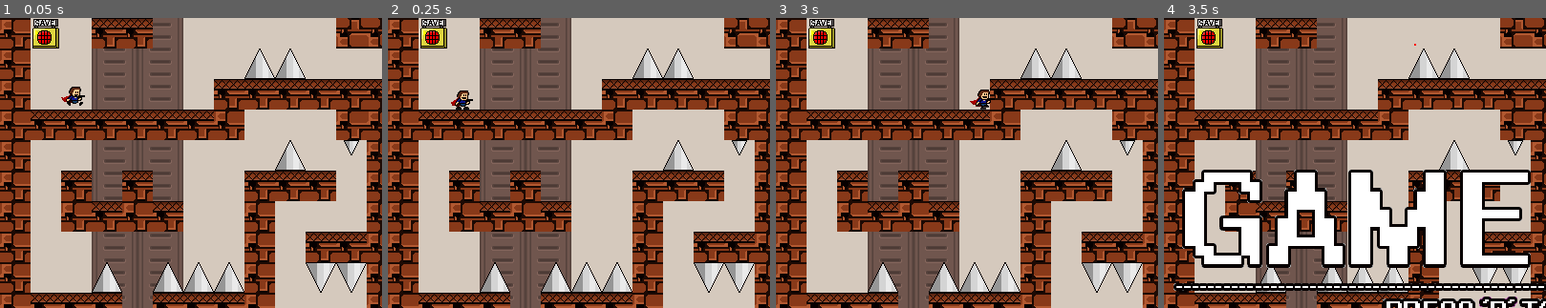
Above: before the commit, frames 1-4 (left to right).
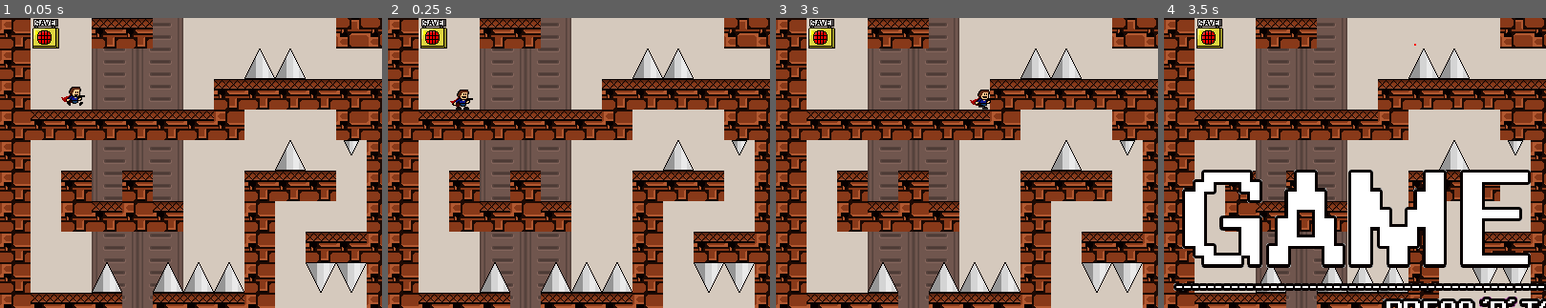
Above: after the commit, the same moments.

Repository: RolandMarchand/i-wanna-be-moowools-godot
Game: Godot game, scene res://scenes/Scene.tscn
Two runs of this game, one before a commit and one after it. Both use one fixed random seed, a clock stepped at 60 frames per second and the inputs below. Sound files missing from this copy of the repository are replaced by a short silence.
Inputs (mouse positions are % of the whole screen's width and height, from its top left):
- Up to frame 1 (0.05 s): no input
- Up to frame 2 (0.25 s): no input
- Up to frame 3 (3 s): tap Enter at 0.5 s; move the mouse to (72, 45) at 0.52 s; hold Right (ui_right) 0.53-1.28 s; hold Shift (jump) 0.53-1.28 s; click (72, 45) at 0.67 s; move the mouse to (30, 55) at 1.27 s; hold Left (ui_left) 1.28-2.03 s; tap Z (shoot) at 1.35, 2.85 s; tap Shift (jump) at 1.52, 1.55, 1.82 s; move the mouse to (60, 28) at 2.02 s; hold Shift (jump) 2.03-2.78 s; hold Right (ui_right) from 2.03 s (still down); move the mouse to (45, 70) at 2.77 s; click (45, 70) at 2.92 s
- Up to frame 4 (3.5 s): keep holding Right (ui_right); tap Shift (jump) at 3.02, 3.05, 3.32 s
The pictures show only the part of the screen within x 0-50%, y 11-61%; the shares and areas given below are measured in that part.

Frame 1 is identical in both runs. In frame 2, less than 0.1% of the frame differs, in the area x 16-23%, y 24-31%; in frame 3, less than 0.1%; in frame 4, nothing differs.

Commit message:
Replaced legacy platforms by Godot platforms.

Diff:
--- a/scenes/Kid.tscn
+++ b/scenes/Kid.tscn
@@ -22,12 +22,8 @@
 [sub_resource type="RectangleShape2D" id=1]
 extents = Vector2( 5.5, 10.5 )
 
-[sub_resource type="SegmentShape2D" id=2]
-a = Vector2( 5.5, 10.9 )
-b = Vector2( -5.5, 10.9 )
-
 [sub_resource type="RectangleShape2D" id=8]
-extents = Vector2( 5.5, 11 )
+extents = Vector2( 5.5, 0.2 )
 
 [sub_resource type="Animation" id=3]
 length = 0.001
@@ -143,14 +139,7 @@
 }
 
 [node name="CollisionShape2D" type="CollisionShape2D" parent="Floor"]
-shape = SubResource( 2 )
-
-[node name="Platform" type="Area2D" parent="."]
-collision_layer = 0
-collision_mask = 16
-
-[node name="CollisionShape2D" type="CollisionShape2D" parent="Platform"]
-position = Vector2( 0, 0.5 )
+position = Vector2( 0, 10.7 )
 shape = SubResource( 8 )
 
 [node name="Camera2D" type="Camera2D" parent="."]
@@ -186,8 +175,5 @@
 bus = "Music"
 
 [connection signal="body_entered" from="Spike" to="." method="_on_Spike_body_entered"]
-[connection signal="body_exited" from="Spike" to="." method="_on_Spike_body_exited"]
 [connection signal="body_entered" from="Floor" to="." method="_on_Floor_body_entered"]
 [connection signal="body_exited" from="Floor" to="." method="_on_Floor_body_exited"]
-[connection signal="body_entered" from="Platform" to="." method="_on_Platform_body_entered"]
-[connection signal="body_exited" from="Platform" to="." method="_on_Platform_body_exited"]
--- a/scenes/Platform.tscn
+++ b/scenes/Platform.tscn
@@ -3,34 +3,28 @@
 [ext_resource path="res://scripts/Platform.gd" type="Script" id=1]
 [ext_resource path="res://sprites/sprMovingPlatform_0.png" type="Texture" id=2]
 
-[sub_resource type="RectangleShape2D" id=13]
-extents = Vector2( 16, 4 )
-
 [sub_resource type="RectangleShape2D" id=10]
 extents = Vector2( 17, 9 )
 
-[sub_resource type="SegmentShape2D" id=14]
-a = Vector2( 16, -8 )
-b = Vector2( -16, -8 )
+[sub_resource type="RectangleShape2D" id=16]
+extents = Vector2( 16, 1 )
+
+[sub_resource type="RectangleShape2D" id=17]
+extents = Vector2( 16, 5 )
 
 [node name="Platform" type="KinematicBody2D" groups=["platforms"]]
-collision_layer = 16
-collision_mask = 2
+collision_layer = 0
+collision_mask = 0
 script = ExtResource( 1 )
 
 [node name="Sprite" type="Sprite" parent="."]
 texture = ExtResource( 2 )
 
-[node name="CollisionShape2D" type="CollisionShape2D" parent="."]
-position = Vector2( 0, -4 )
-shape = SubResource( 13 )
-
-[node name="WallsHitbox" type="Area2D" parent="."]
+[node name="Walls" type="Area2D" parent="."]
 collision_layer = 0
 collision_mask = 2
 
-[node name="CollisionShape2D" type="CollisionShape2D" parent="WallsHitbox"]
-visible = false
+[node name="CollisionShape2D" type="CollisionShape2D" parent="Walls"]
 shape = SubResource( 10 )
 
 [node name="StaticBody2D" type="StaticBody2D" parent="."]
@@ -38,8 +32,19 @@
 collision_mask = 0
 
 [node name="CollisionShape2D" type="CollisionShape2D" parent="StaticBody2D"]
-visible = false
-shape = SubResource( 14 )
+position = Vector2( 0, -7 )
+shape = SubResource( 16 )
 one_way_collision = true
 
-[connection signal="body_entered" from="WallsHitbox" to="." method="_on_Hitbox_body_entered"]
+[node name="Player" type="Area2D" parent="."]
+collision_layer = 0
+
+[node name="CollisionShape2D" type="CollisionShape2D" parent="Player"]
+position = Vector2( 0, -4 )
+shape = SubResource( 17 )
+
+[node name="SuppressWarning" type="CollisionShape2D" parent="."]
+
+[connection signal="body_entered" from="Walls" to="." method="_on_Hitbox_body_entered"]
+[connection signal="body_entered" from="Player" to="." method="_on_Player_body_entered"]
+[connection signal="body_exited" from="Player" to="." method="_on_Player_body_exited"]
--- a/scripts/Kid.gd
+++ b/scripts/Kid.gd
@@ -43,14 +43,13 @@
 
 # The kid hovers 0.4 pixels above the ground, so on_floor() does not work
 var on_floor := false
-var _platform: KinematicBody2D
 var dead := false # Useless for now
 var xscale := 1
 var _jump := false
 var _djump := false
 var _xdir := 0.0
 var _hspeed := 0.0
-var _vspeed := 0.0
+var vspeed := 0.0
 var _anim: String
 var _bullet_array: Array = []
 var _blood_cycles := 0
@@ -77,14 +76,13 @@
 func _physics_process(delta) -> void:
 	if not dead:
 		_set_h_mov()
-		_on_platform(delta)
 		_set_jump()
 		_set_v_mov()
 
 
 		# move_and_slide multiplies velocity by delta, but we want pixel/frame movement
 		# warning-ignore:return_value_discarded
-		move_and_slide(Vector2(_hspeed,_vspeed) / delta, Vector2.UP)
+		move_and_slide(Vector2(_hspeed,vspeed) / delta, Vector2.UP)
 
 		# Animation
 		_anim_player.play(_anim)
@@ -98,41 +96,25 @@
 		set_process_unhandled_key_input(false)
 		set_physics_process(false)
 
-func _on_platform(delta) -> void:
-	if not _platform:
-		return
-
-	move_and_slide(Vector2(_platform.velocity.x, 0) / delta)
-
-	# This logic does not exactly work, the character istoo low for one
-	# frame after having jumped on the platform
-	# To fix this, I added a StaticBody2D to the platforms
-	# It does not mess with the physics at all
-	if global_position.y + 1.5 - _vspeed / 2 <= _platform.global_position.y - 8:
-		global_position.y = _platform.global_position.y - 18
-		if _vspeed >= 0:
-			_jump = false
-		_vspeed = 0
-
 
 ## Sets the jumping movement
 ## Plays jumping sounds
 func _set_jump() -> void:
 	if Input.is_action_pressed("jump"):
 		if Input.is_action_just_pressed("jump"):
-			if not _jump or _platform:
+			if not _jump:
 				_jump = true
-				_vspeed = JUMP_SPEED
+				vspeed = JUMP_SPEED
 
 				_snd_jump.play()
 			elif _djump:
 				_djump = false
-				_vspeed = DJUMP_SPEED
+				vspeed = DJUMP_SPEED
 
 				_snd_djump.play()
 
-	elif Input.is_action_just_released("jump") and _jump and _vspeed < 0:
-		_vspeed *= JUMP_DEACCEL
+	elif Input.is_action_just_released("jump") and _jump and vspeed < 0:
+		vspeed *= JUMP_DEACCEL
 
 ## Sets _hspeed, which gets used in _physics_process
 ## Also sets xscale, and flips the player accordingly
@@ -147,24 +129,23 @@
 		xscale = int(_xdir)
 	_flip(xscale)
 
-## Sets _vspeed, which gets used in _physics_process
+## Sets vspeed, which gets used in _physics_process
 ## Sets _anim, which gets used in _physics_process
 func _set_v_mov() -> void:
 	if _jump:
-		_vspeed = min(MAX_FALL_SPEED, _vspeed + VALIGN)
-
-		if _vspeed < 0:
+		vspeed = min(MAX_FALL_SPEED, vspeed + VALIGN)
+
+		if vspeed < 0:
 			_anim = "jump"
 		else:
 			_anim = "fall"
 
-		if on_floor and _vspeed >= 0:
+		if on_floor and vspeed >= 0:
 			_jump = false
 		elif is_on_ceiling():
-			_vspeed = 0.01 # Not exact physics logic, but it works
-
-	if not _jump:
-		_vspeed = 0
+			vspeed = 0.01 # Not exact physics logic, but it works
+	else:
+		vspeed = 0
 		_djump = true
 		if not on_floor:
 			_jump = true
@@ -230,22 +211,10 @@
 	on_floor = true
 
 func _on_Floor_body_exited(_body) -> void:
-	on_floor = false
+	# To prevent but where platform would leave Floor and render the kid
+	if $Floor.get_overlapping_bodies().empty():
+		on_floor = false
 
 func _on_Spike_body_entered(body: Node) -> void:
 	if body.is_in_group("spikes"):
 		_death()
-	elif body.is_in_group("platforms"):
-		_platform = body
-
-func _on_Spike_body_exited(body: Node) -> void:
-	if body.is_in_group("platforms"):
-		_platform = null
-
-
-func _on_Platform_body_entered(body):
-	_platform = body
-
-
-func _on_Platform_body_exited(_body):
-	_platform = null
--- a/scripts/Platform.gd
+++ b/scripts/Platform.gd
@@ -38,6 +38,7 @@
 
 var _dir := 1
 var velocity: Vector2
+var _player: KinematicBody2D
 
 func _physics_process(delta) -> void:
 	_set_vel()
@@ -45,7 +46,10 @@
 	# move_and_slide multiplies by delta, we don't want that
 	# warning-ignore:return_value_discarded
 	move_and_slide(velocity / delta)
-	#print_debug(velocity)
+
+	if _player:
+		_player.move_and_slide(velocity / delta)
+
 
 func _set_vel() -> void:
 	# Warning! Vertical platforms not supported yet!
@@ -58,3 +62,15 @@
 ## Platform switches side
 func _on_Hitbox_body_entered(_body) -> void:
 	_dir *= -1
+
+
+func _on_Player_body_entered(p: KinematicBody2D):
+	_player = p
+
+	# Snap
+	_player.vspeed = 0
+	_player.position.y = position.y - 10.5 - 8
+
+
+func _on_Player_body_exited(_body):
+	_player = null
Not shown: 1 places in scenes/Kid.tscn that only renumber resources
